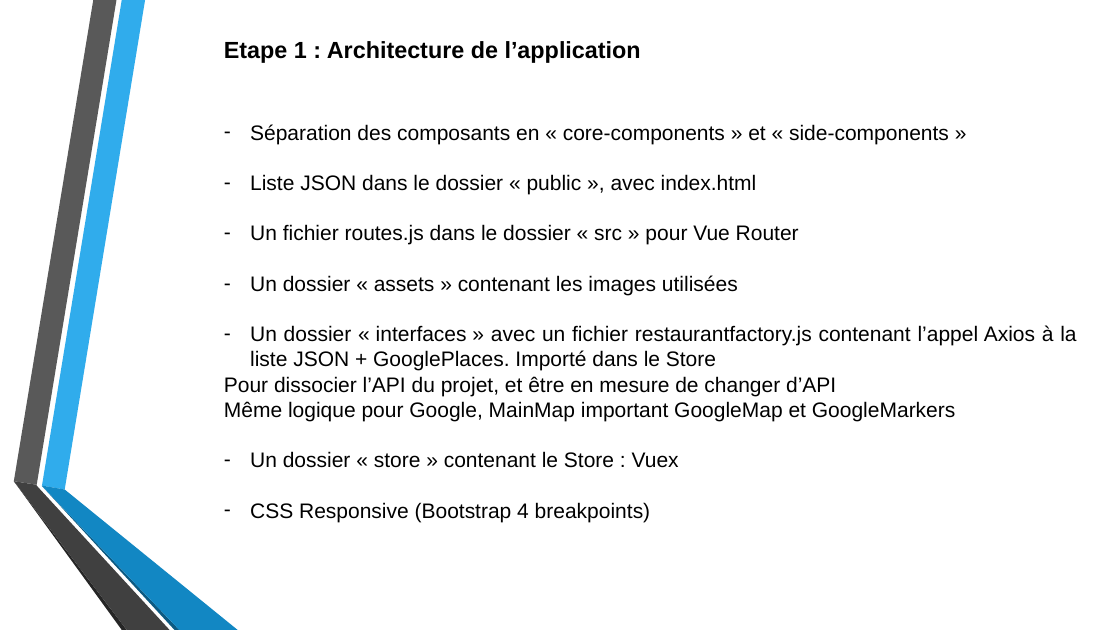
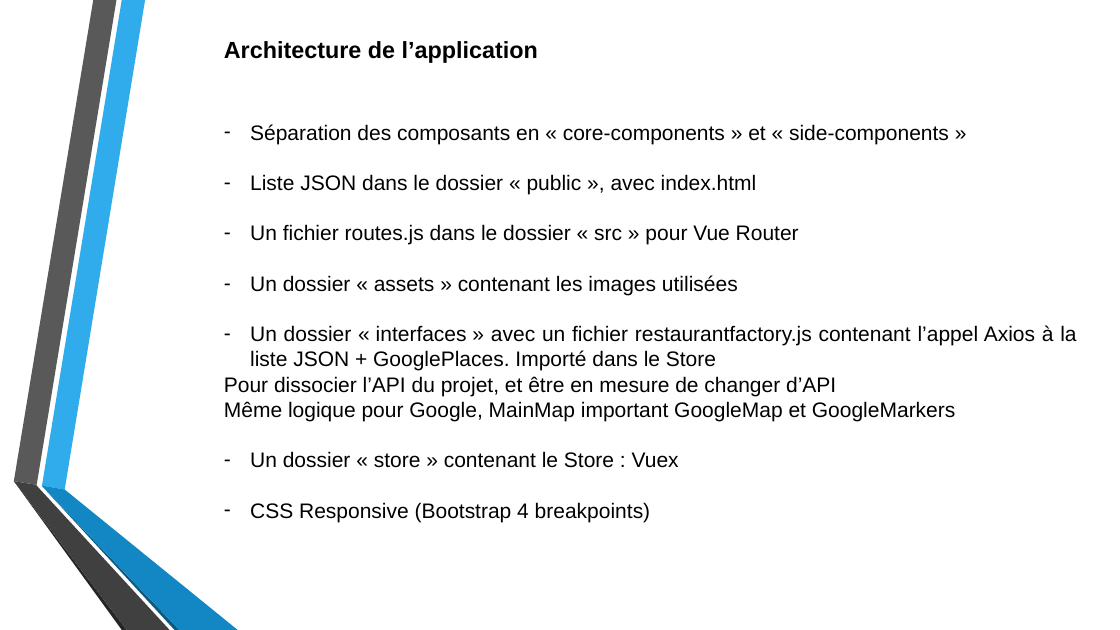
Before and after one commit to DesignGreg/Projet7-OpenClassRooms, a slide deck: slide 4 of Soutenance/Présentation Projet 7.pptx (slide 5 before the commit). Drawn at 1120x630 pixels with LibreOffice and Linux fonts; fonts in the diff are those of the drawing; background and template pictures are left out. Boxes give left, top, right and bottom in pixels: in the first picture for what was removed or moved away, otherwise in the second. Text is boxed around its words. In the diff, an @@ line names an element or a change of style, - is before the commit and + after.

```diff
--- a/Soutenance/Présentation Projet 7.pptx
+++ b/Soutenance/Présentation Projet 7.pptx
@@ text at (x1=224, y1=41, x2=538, y2=63): text changed @@
-Etape 1 : Architecture de l’application
+Architecture de l’application
```
Also in this commit, not shown: 4 other slides changed, 2 slides added, 5 other files.
